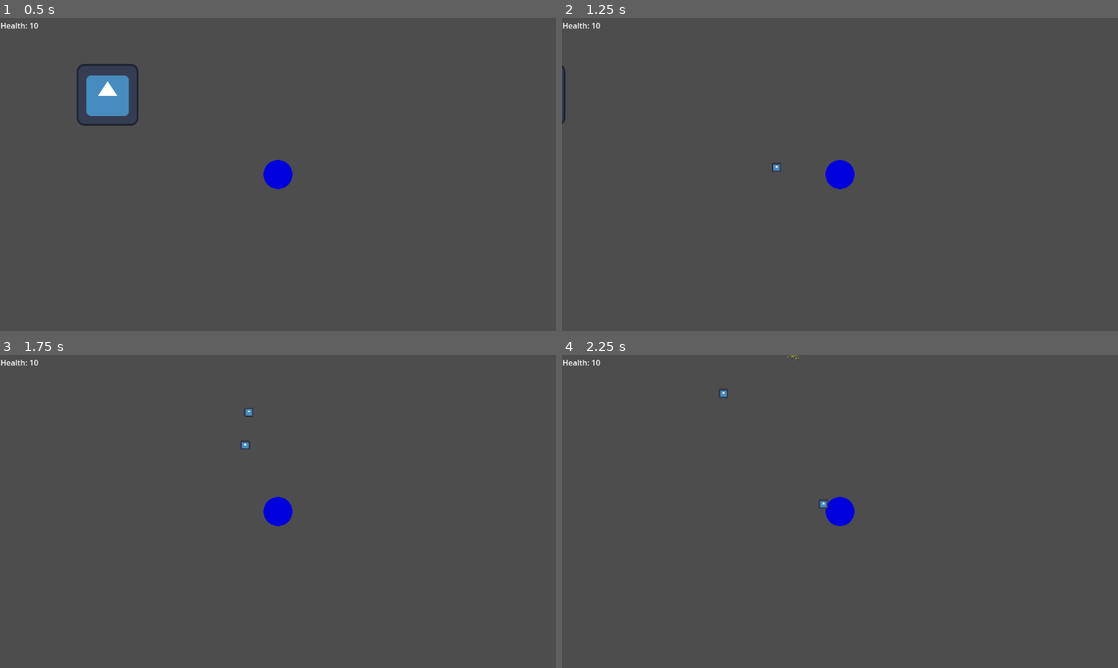
Above: before the commit, frames 1-4 (two rows, left to right).
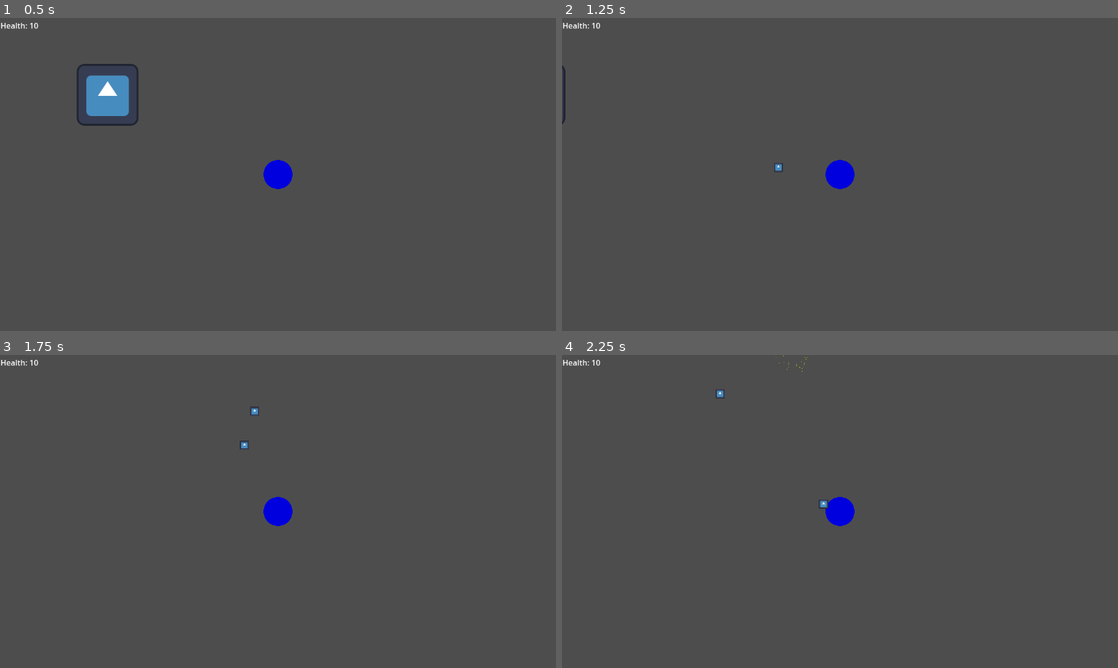
Above: after the commit, the same moments.

Repository: RieBi/pirate-jam-game
Game: Godot game, scene res://scenes/level/world.tscn
Same seed, same stepped clock (60 frames per second), same inputs: the game is played once before the commit and once after it. The engine's default icon, where the game draws it, is replaced by a stand-in: a white triangle on a blue panel in a dark square.
Inputs (mouse positions are in pixels of both pictures, inside the frame that each line leads up to):
- Up to frame 1 (0.5 s): no input
- Up to frame 2 (1.25 s): tap Enter at 0.5 s; move the mouse to (962, 158) at 0.52 s; hold D (move_right) from 0.53 s (still down); click (962, 158) at 0.6 s
- Up to frame 3 (1.75 s): move the mouse to (166, 527) at 1.27 s; release D (move_right) at 1.28 s; hold S (move_down) from 1.28 s (still down); click (166, 527) at 1.35 s
- Up to frame 4 (2.25 s): move the mouse to (895, 442) at 2.02 s; release S (move_down) at 2.03 s; hold D (move_right) from 2.03 s (still down); click (895, 442) at 2.1 s

Frame 1 is identical in both runs. In frame 2, less than 0.1% of the frame differs, in the area x 37-40%, y 46-50%; in frame 3, less than 0.1%, in the area x 43-47%, y 16-30%; in frame 4, less than 0.1%.

Commit message:
Projectiles kill shadelets

Diff:
--- /dev/null
+++ b/scenes/enemy/base_enemy.gd
@@ -0,0 +1,5 @@
+extends CharacterBody2D
+class_name BaseEnemy
+
+func die():
+	queue_free()
--- a/scenes/enemy/shadelet.tscn
+++ b/scenes/enemy/shadelet.tscn
@@ -1,6 +1,7 @@
-[gd_scene load_steps=5 format=3 uid="uid://cvj2qiungnn0q"]
+[gd_scene load_steps=7 format=3 uid="uid://cvj2qiungnn0q"]
 
 [ext_resource type="PackedScene" uid="uid://jn5rlelv5584" path="res://scenes/components/component_enemy_chasing.tscn" id="1_jvqoo"]
+[ext_resource type="Script" path="res://scenes/enemy/base_enemy.gd" id="1_okvhe"]
 [ext_resource type="Texture2D" uid="uid://crohr0wrxsuim" path="res://assets/art/Shadelet-Idle (13p by 14p).png" id="2_lj6ei"]
 
 [sub_resource type="AtlasTexture" id="AtlasTexture_6rdrp"]
@@ -18,8 +19,15 @@
 "speed": 5.0
 }]
 
+[sub_resource type="CapsuleShape2D" id="CapsuleShape2D_jwppj"]
+radius = 2.5
+height = 8.5
+
 [node name="Shadelet" type="CharacterBody2D"]
 scale = Vector2(4, 4)
+collision_layer = 4
+collision_mask = 21
+script = ExtResource("1_okvhe")
 
 [node name="ComponentEnemyChasing" parent="." node_paths=PackedStringArray("enemy") instance=ExtResource("1_jvqoo")]
 enemy = NodePath("..")
@@ -29,3 +37,4 @@
 autoplay = "default"
 
 [node name="CollisionShape2D" type="CollisionShape2D" parent="."]
+shape = SubResource("CapsuleShape2D_jwppj")
--- a/scenes/projectile/projectile.gd
+++ b/scenes/projectile/projectile.gd
@@ -6,14 +6,15 @@
 
 func _integrate_forces(state: PhysicsDirectBodyState2D) -> void:
 	const MARGIN_DISTANCE := 5
+	if is_target_reached:
+		state.linear_velocity = Vector2.ZERO
 	if position.distance_to(target_position) <= MARGIN_DISTANCE:
-		on_target_reached(state)
+		on_target_reached()
 
-func on_target_reached(physics_state: PhysicsDirectBodyState2D) -> void:
+func on_target_reached() -> void:
 	if is_target_reached:
 		return
 	is_target_reached = true
-	physics_state.linear_velocity = Vector2.ZERO
 
 	explode()
 	await create_tween().tween_interval(2).finished
@@ -26,7 +27,12 @@
 
 	var area = $Explosion/Area2D as Area2D
 
+	print(area.get_overlapping_areas())
+	print(area.get_overlapping_bodies())
 	for body in area.get_overlapping_bodies():
-		if body.is_in_group("enemy"):
-			body.queue_free()
-			pass # Damage enemy
+		if body is BaseEnemy:
+			body.die()
+
+
+func _on_body_entered(body: Node) -> void:
+	on_target_reached()
--- a/scenes/projectile/projectile.tscn
+++ b/scenes/projectile/projectile.tscn
@@ -6,11 +6,14 @@
 [sub_resource type="RectangleShape2D" id="RectangleShape2D_avypy"]
 
 [sub_resource type="CircleShape2D" id="CircleShape2D_5h4gi"]
-radius = 30.0
+radius = 60.0
 
 [node name="Projectile" type="RigidBody2D"]
-collision_layer = 2
-collision_mask = 0
+collision_layer = 16
+collision_mask = 4
+custom_integrator = true
+max_contacts_reported = 10
+contact_monitor = true
 script = ExtResource("1_ijfho")
 
 [node name="Sprite2D" type="Sprite2D" parent="."]
@@ -33,12 +36,15 @@
 emission_sphere_radius = 10.0
 spread = 180.0
 gravity = Vector2(0, 0)
-initial_velocity_min = 20.0
-initial_velocity_max = 40.0
+initial_velocity_min = 60.0
+initial_velocity_max = 120.0
 color = Color(1, 1, 0, 1)
 
 [node name="Area2D" type="Area2D" parent="Explosion"]
 collision_layer = 0
+collision_mask = 4
 
 [node name="CollisionShape2D" type="CollisionShape2D" parent="Explosion/Area2D"]
 shape = SubResource("CircleShape2D_5h4gi")
+
+[connection signal="body_entered" from="." to="." method="_on_body_entered"]
